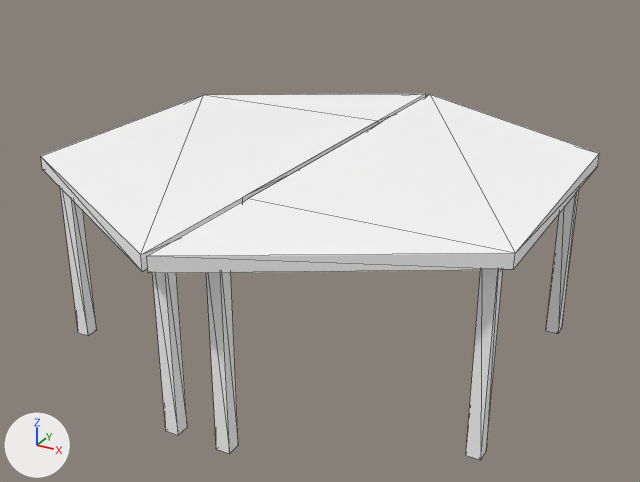
Two versions of the glTF model code/src/App/components/jonas/models/OvaleTafels.glb, one commit apart.
Before and after are seen from a 50 mm camera at (1.47, -2.69, 1.73) aimed at (0.02, -0.05, 0.41). The lights are fixed; the arrows at lower left show +X, +Y and +Z. Mesh edges are drawn as thin lines. Where no turn or scale is listed for an object, it has been applied to the vertices. Vertices at the same position are counted once.

The first picture shows 'Table'.
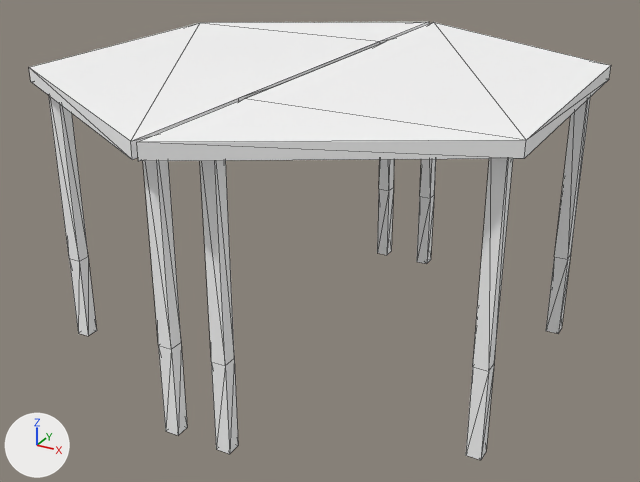
Commit message: Modifief tables for adult use

The change, as a list of edits to the scene's bpy script:
```text
Change me_cylinder_002:
    used by ob_table; location = (-0.01, 0.0, 0.7)
    remove me_cylinder_002.from_pydata(...)  # 88 vertices, 136 faces; spans x -0.87..0.89, y -1.0..1.0, z -0.7..0.03
    add me_cylinder_002.from_pydata(...)  # 120 vertices, 200 faces; spans x -0.87..0.89, y -1.0..1.0, z -1.02..0.03
    me_cylinder_002 part 1
    16 faces are deleted
    32 new vertices lie (0.0, 0.0, -0.32) away from vertices in x -0.81..0.83, y -0.82..0.82, z -0.7
    80 new faces join them
Change ob_table:
    ob_table.location: (-0.01, 0.0, 0.7) -> (-0.01, 0.0, 1.021)
```

What differs and where, as boxes [x1, y1, x2, y2] in the pictures (640 x 482 px):
'Table', reshaped, moved (20% taller)
    before: [41, 94, 599, 460]
    after: [29, 22, 611, 460]
part 1 of me_cylinder_002, built on
    after: [69, 187, 571, 460]
